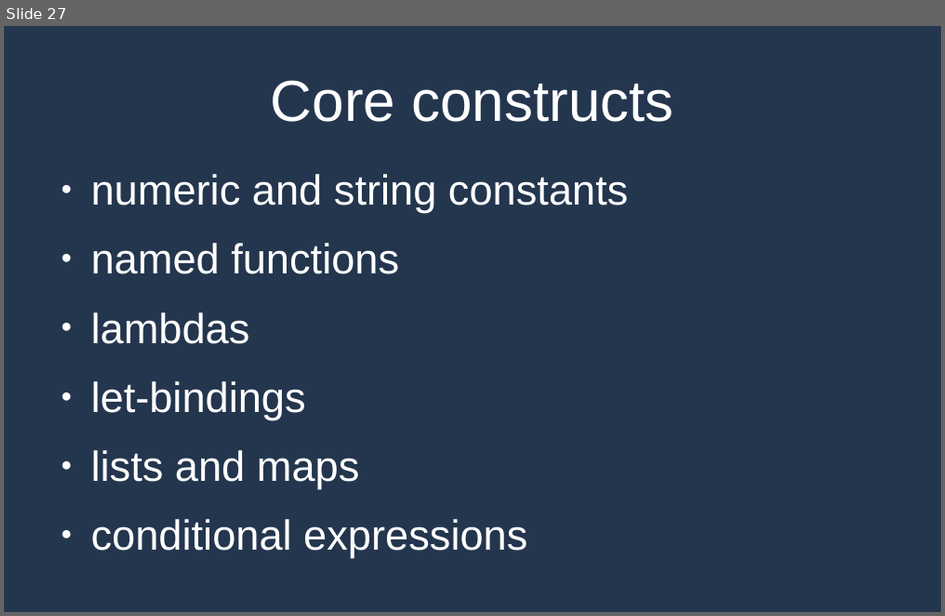
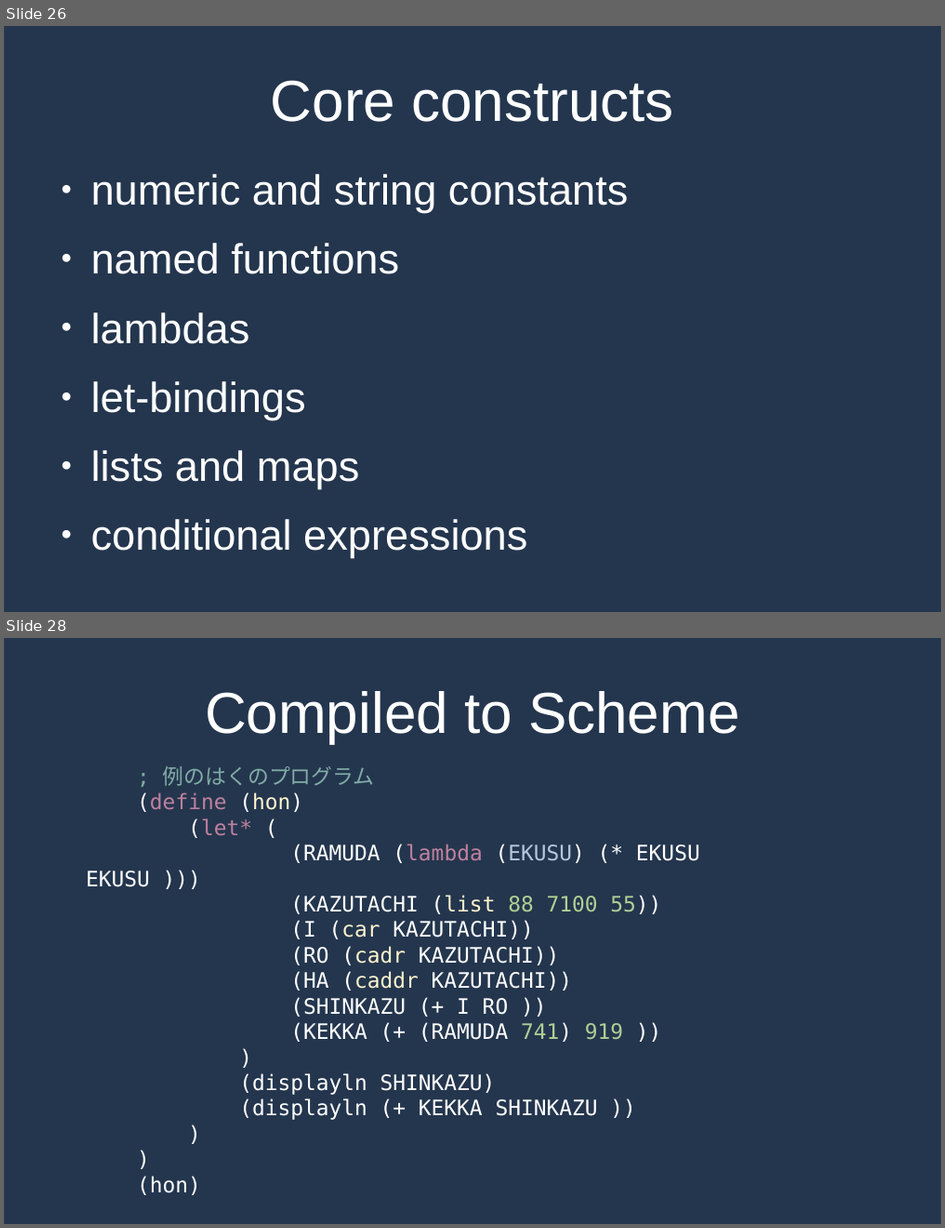
Before and after one commit to MrPicklePinosaur/haku, a slide deck: haku-talk/haku-talk.odp. Shown one above the other, each under a label of ours: slide 27 before the commit, slides 26 and 28 after it; the slides between them are not shown. The pictures are 945x616 and 945x1228 pixels, drawn with LibreOffice and Linux fonts; fonts in the diff are those of the drawing. Boxes give left, top, right and bottom in pixels: in the first picture for what was removed or moved away, otherwise in the second. Text is boxed around its words. In the diff, an @@ line names an element or a change of style, - is before the commit and + after.

```diff
--- a/haku-talk/haku-talk.odp
+++ b/haku-talk/haku-talk.odp
@@ slide 28 added at bbox=[4, 638, 941, 1224], background #24364E @@
@@ title added at bbox=[205, 691, 741, 743], 48.9 pt, text #FFFFFF @@
+Compiled to Scheme
@@ text added at bbox=[86, 766, 701, 1195], 18 pt, text #FFFFFF @@
+; 例のはくのプログラム
+(define (hon)
+(let* (
+(RAMUDA (lambda (EKUSU) (* EKUSU EKUSU )))
+(KAZUTACHI (list 88 7100 55))
+(I (car KAZUTACHI))
+(RO (cadr KAZUTACHI))
+(HA (caddr KAZUTACHI))
+(SHINKAZU (+ I RO ))
+(KEKKA (+ (RAMUDA 741) 919 ))
+)
+(displayln SHINKAZU)
+(displayln (+ KEKKA SHINKAZU ))
+)
+)
+(hon)
@@ what was slide 27 is now slide 26 @@
```
Also in this commit, not shown: 3 slides changed, 12 other slides added, 1 slide removed, 2 other files.
